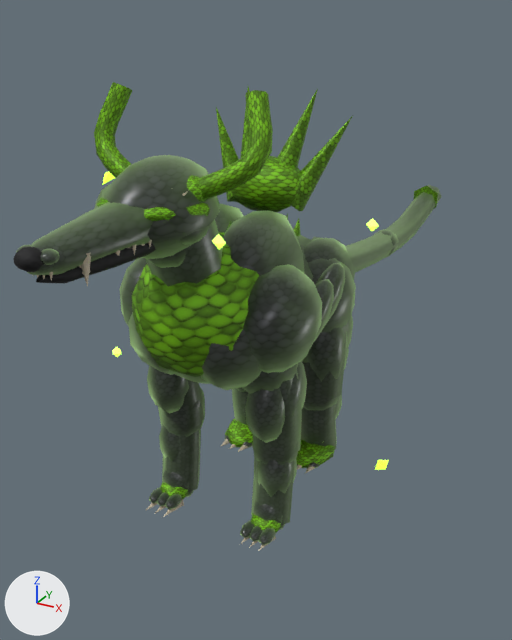
Renders of the glTF model glb/low/elite-nv-1-20/enemy-elite-komodo-monitor-ravager_low.glb from each side of a commit.
Camera for both pictures: a camera (50 mm lens) standing at (1.78, -3.24, 2.64) and looking at (-0.36, 0.66, 0.69). The axes (+X, +Y, +Z) are drawn at lower left. The lights are the same throughout. The older version comes first. Where no turn or scale is listed for an object, it has been applied to the vertices. Vertices at exactly the same position are counted once.

In view in the first picture: 'Mesh_6', 'Skinned_Unified_Mat_PrimarySurface', 'Skinned_Unified_Mat_SecondaryScalesOrTrim', 'Skinned_Unified_Mat_UnderbodyHide' and 6 more.
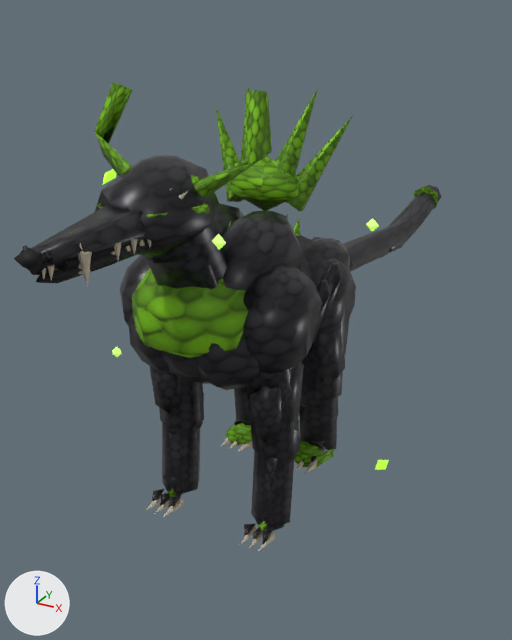
Location of each change, (x1, y1, x2, y2) in pixels of the pictures (512 x 640 px):
'Skinned_Unified_Mat_PrimarySurface', surface changed, reshaped: before (16, 155, 442, 545); after (22, 155, 442, 544)
'Skinned_Unified_Mat_SecondaryScalesOrTrim', surface changed, reshaped (7% wider): before (94, 82, 438, 533); after (69, 82, 438, 530)
'Mesh_3', moved (not visible before): after (146, 492, 166, 510)
'Mesh_3.001', moved (not visible before): after (154, 500, 169, 514)
part 1 of me_mesh_8, cut back: before (16, 156, 442, 545); after (22, 246, 53, 264)
part 2 of me_mesh_10, deleted (green): before (94, 82, 300, 377)
part 3 of me_mesh_10, deleted: before (160, 418, 335, 533)

What changed in the scene script:
```text
Change mat_mat_primarysurface:
    remove # nodes: BsdfPrincipled, Mapping, Mix x2, OutputMaterial, TexImage, UVMap, VertexColor
    remove # colours: green #b2dc92, dark grey #3f3f46, mixed with the vertex colours
    nodes: BsdfPrincipled, Mix x2, OutputMaterial, TexImage, VertexColor
    colours: dark grey #3f3f46, mixed with the vertex colours
Change mat_mat_secondaryscalesortrim:
    where n0 = _N.new('ShaderNodeBsdfPrincipled'); n0.name = 'Principled BSDF'
    remove n0.inputs[15].default_value = 0.44  # 'Anisotropic'
    remove n0.inputs[24].default_value = 1.0  # 'Sheen Weight'
    remove n0.inputs[26].default_value = (0.0, 0.0, 0.0, 1.0)  # 'Sheen Tint', black #000000
    remove n6 = _N.new('ShaderNodeMapping'); n6.name = 'Mapping'
    remove n6.inputs[1].default_value = (0.0, -1.0, 0.0)  # 'Location'
    remove n6.inputs[3].default_value = (2.0, 2.0, 1.0)  # 'Scale'
    remove n7 = _N.new('ShaderNodeUVMap'); n7.name = 'UV Map'
    remove n7.uv_map = 'UVMap'
    where n5 = _N.new('ShaderNodeTexImage'); n5.name = 'Image Texture'
    remove _L.new(n6.outputs[0], n5.inputs[0])  # 'Vector' to 'Vector'
    remove _L.new(n7.outputs[0], n6.inputs[0])  # 'UV' to 'Vector'
Change me_mesh_8:
    used by ob_skinned_unified_mat_primarysurface; location = (0.0, 0.0, 0.0)
    remove me_mesh_8.from_pydata(...)  # 5680 vertices, 10602 faces; spans x -0.54..0.54, y -1.62..3.51, z -0.08..2.08
    add me_mesh_8.from_pydata(...)  # 1993 vertices, 3227 faces; spans x -0.5..0.5, y -1.62..3.51, z -0.08..2.08
    me_mesh_8 part 1: 5 vertices moved within x -0.18..0.1, y -1.57..-0.98, z 1.84..1.93; 3687 vertices removed from x -0.54..0.54, y -1.6..3.17, z -0.08..2.07
Change me_mesh_10:
    used by ob_skinned_unified_mat_secondaryscalesortrim; location = (0.0, 0.0, 0.0)
    remove me_mesh_10.from_pydata(...)  # 803 vertices, 1412 faces; spans x -0.45..0.45, y -1.42..3.67, z -0.04..2.34
    add me_mesh_10.from_pydata(...)  # 309 vertices, 422 faces; spans x -0.42..0.44, y -1.42..3.67, z -0.04..2.34
    me_mesh_10 part 2: 336 vertices removed from x -0.45..0.45, y -1.11..0.25, z 0.97..2.28
    me_mesh_10 part 3: 158 vertices removed from x -0.4..0.39, y -0.54..0.54, z -0.03..0.11
Change ob_mesh_3:
    ob_mesh_3.parent: ob_elemental_breath_cone -> ob_weapon_leap_fang_bite
Change ob_mesh_3_001:
    ob_mesh_3_001.parent: ob_elemental_breath_cone -> ob_weapon_leap_fang_bite
Change ob_mesh_6:
    ob_mesh_6: bpy.data.objects.new('Mesh_6', me_mesh_6) -> bpy.data.objects.new('Mesh_6', me_mesh_3)
```
